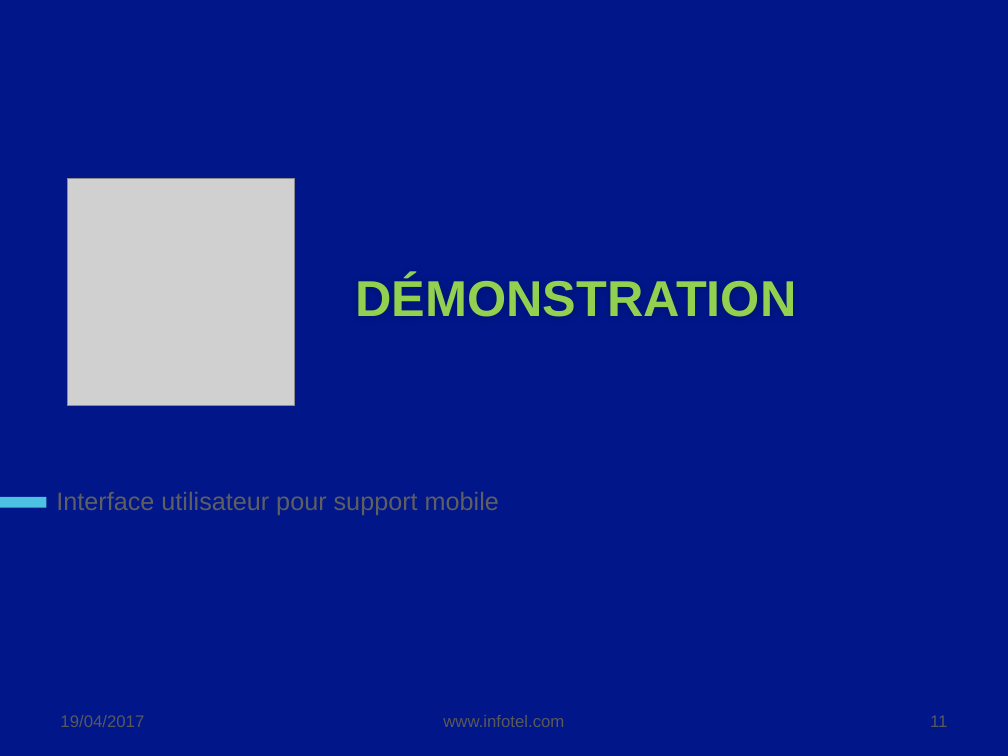
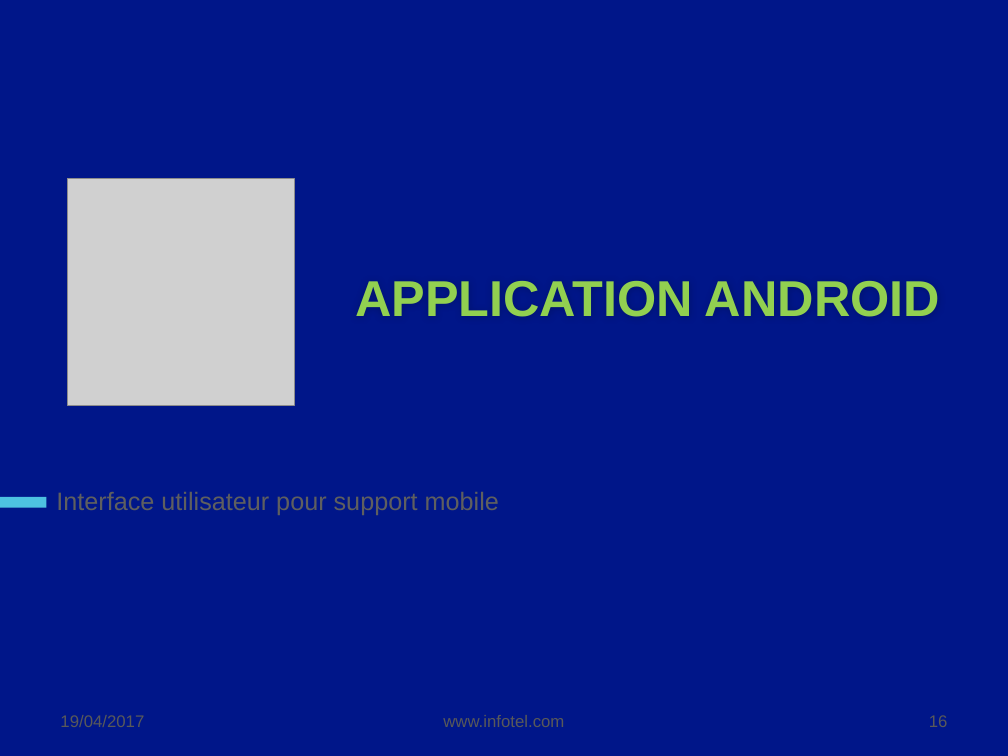
Before and after one commit to AlexandrePerrusset/GGourmand, a slide deck: slide 16 of PPT Gastronome Gourmand.pptx (slide 11 before the commit). Drawn at 1008x756 pixels with LibreOffice and Linux fonts; fonts in the diff are those of the drawing; grey boxes stand for pictures; background and template pictures are left out. Boxes give left, top, right and bottom in pixels: in the first picture for what was removed or moved away, otherwise in the second. Text is boxed around its words. In the diff, an @@ line names an element or a change of style, - is before the commit and + after.

```diff
--- a/PPT Gastronome Gourmand.pptx
+++ b/PPT Gastronome Gourmand.pptx
@@ title at bbox=[355, 281, 940, 317]: text changed @@
-DÉMONSTRATION
+APPLICATION ANDROID
@@ page number at bbox=[929, 715, 948, 727]: text changed @@
-11
+16
```
Also in this commit, not shown: 7 other slides changed, 9 slides added.
